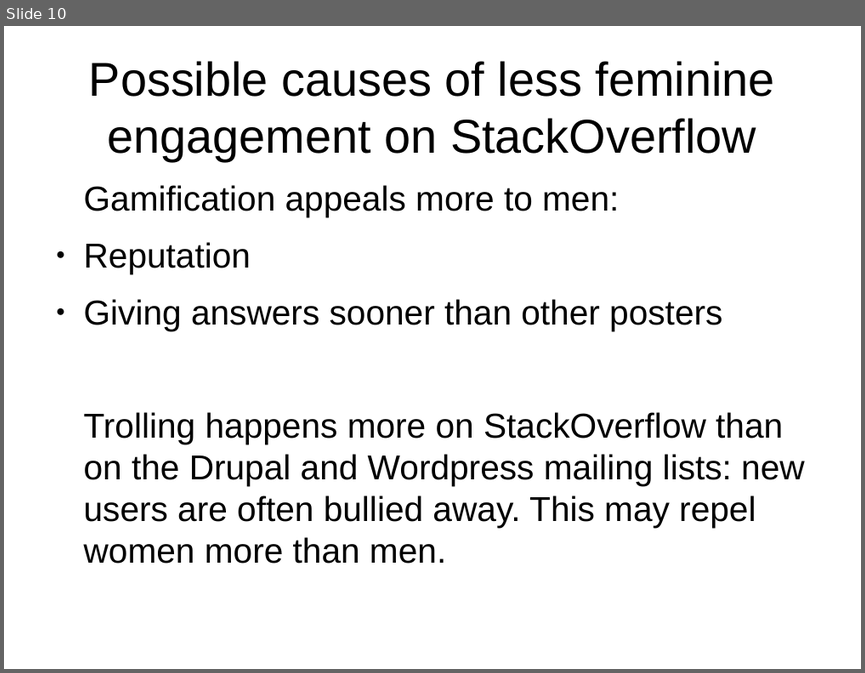
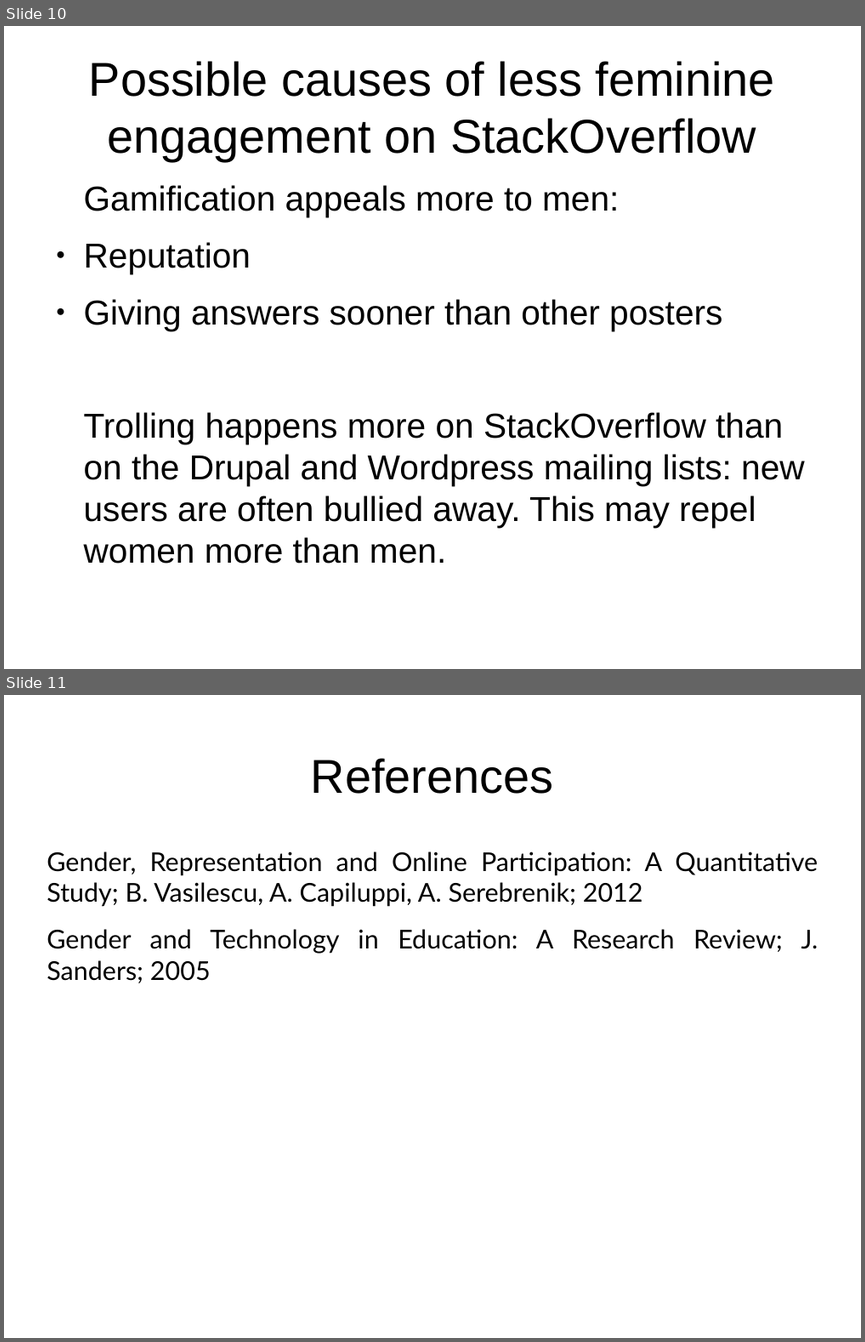
Before and after one commit to joostverdoorn/IN4334, a slide deck: assignment2/pp_1.odp. Shown one above the other, each under a label of ours: slide 10 before the commit, slides 10 and 11 after it. The pictures are 865x673 and 865x1342 pixels, drawn with LibreOffice and Linux fonts; fonts in the diff are those of the drawing. Boxes give left, top, right and bottom in pixels: in the first picture for what was removed or moved away, otherwise in the second. Text is boxed around its words. In the diff, an @@ line names an element or a change of style, - is before the commit and + after.

Commit message:
adhoc changes to presentation 1

```diff
--- a/assignment2/pp_1.odp
+++ b/assignment2/pp_1.odp
@@ slide 11 added at (4,695,861,1338), background #FFFFFF @@
@@ title added at (311,758,554,794), 44 pt, text #000000 @@
+References
@@ text added at (46,851,818,983), 24 pt, text #000000 @@
+Gender, Representation and Online Participation: A Quantitative Study; B. Vasilescu, A. Capiluppi, A. Serebrenik; 2012
+Gender and Technology in Education: A Research Review; J. Sanders; 2005
```
